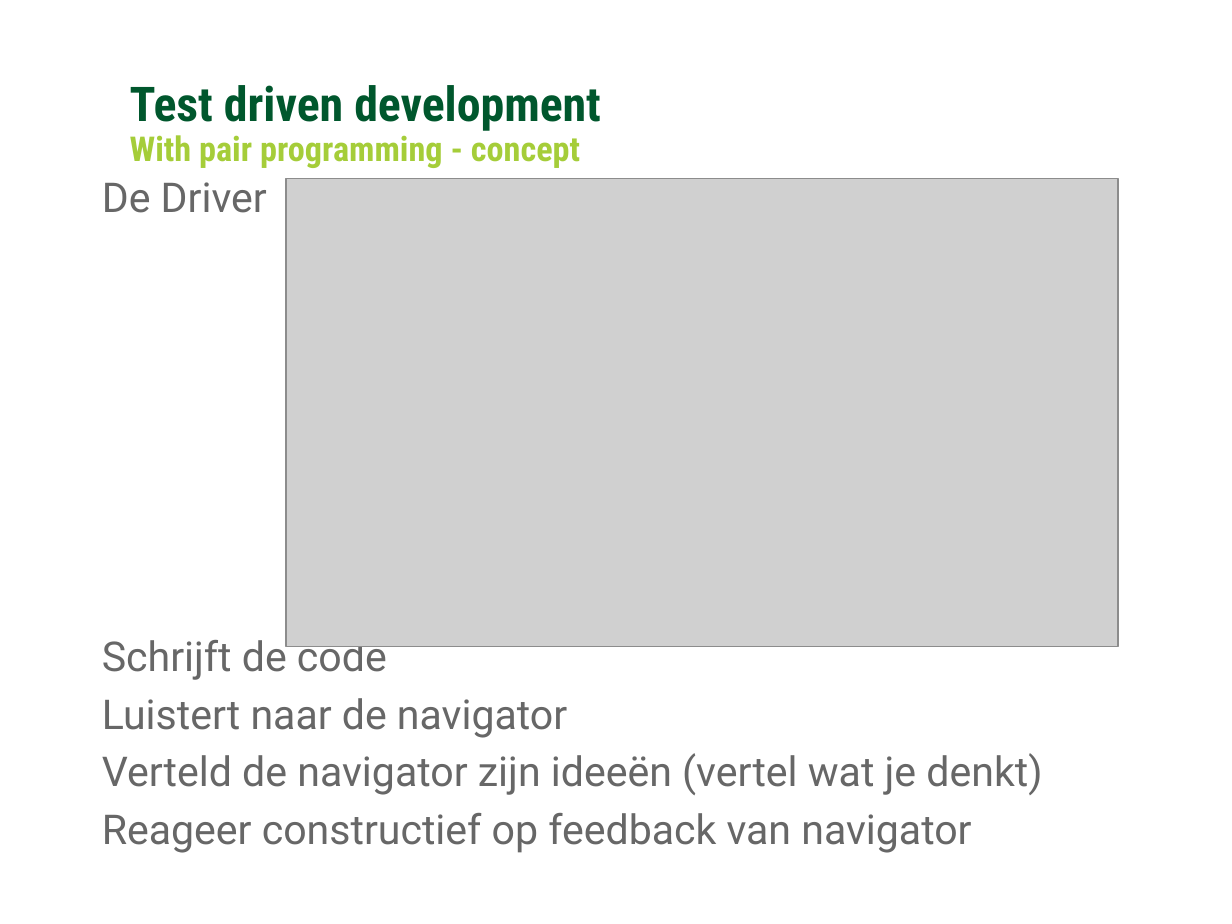
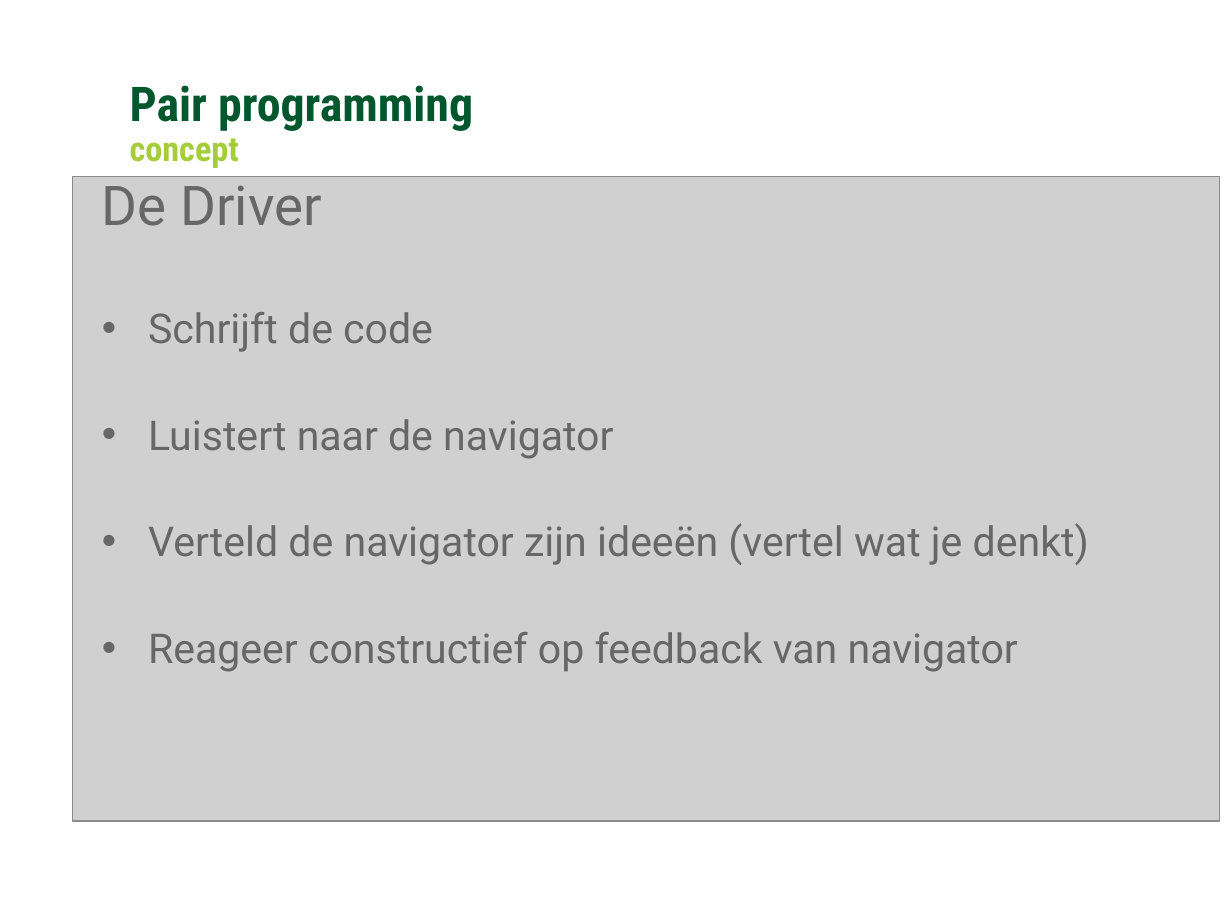
Before and after one commit to Ozindar/GCUnitTestDojo, a slide deck: slide 9 of warehouse/Coding Kata - TDD Extending the Warehouse.pptx. Drawn at 1232x924 pixels with LibreOffice and Linux fonts; fonts in the diff are those of the drawing; grey boxes stand for pictures; background and template pictures are left out. Boxes give left, top, right and bottom in pixels: in the first picture for what was removed or moved away, otherwise in the second. Text is boxed around its words. In the diff, an @@ line names an element or a change of style, - is before the commit and + after.

```diff
--- a/warehouse/Coding Kata - TDD Extending the Warehouse.pptx
+++ b/warehouse/Coding Kata - TDD Extending the Warehouse.pptx
@@ text at (130,85,473,131): text changed @@
-Test driven development
+Pair programming
@@ text at (130,130,239,168): text changed @@
-With pair programming - concept
+concept
@@ picture: place and size @@
-picture at (286,179,1117,646)
+picture at (73,176,1220,821)
@@ text "De Driver" at (102,175,1089,672): size 24 to 32 pt in "De Driver"; more space between paragraphs; bullet none to • @@
```
Also in this commit, not shown: 11 other slides changed, 1 slide added, 2 slides removed, 22 other files.
